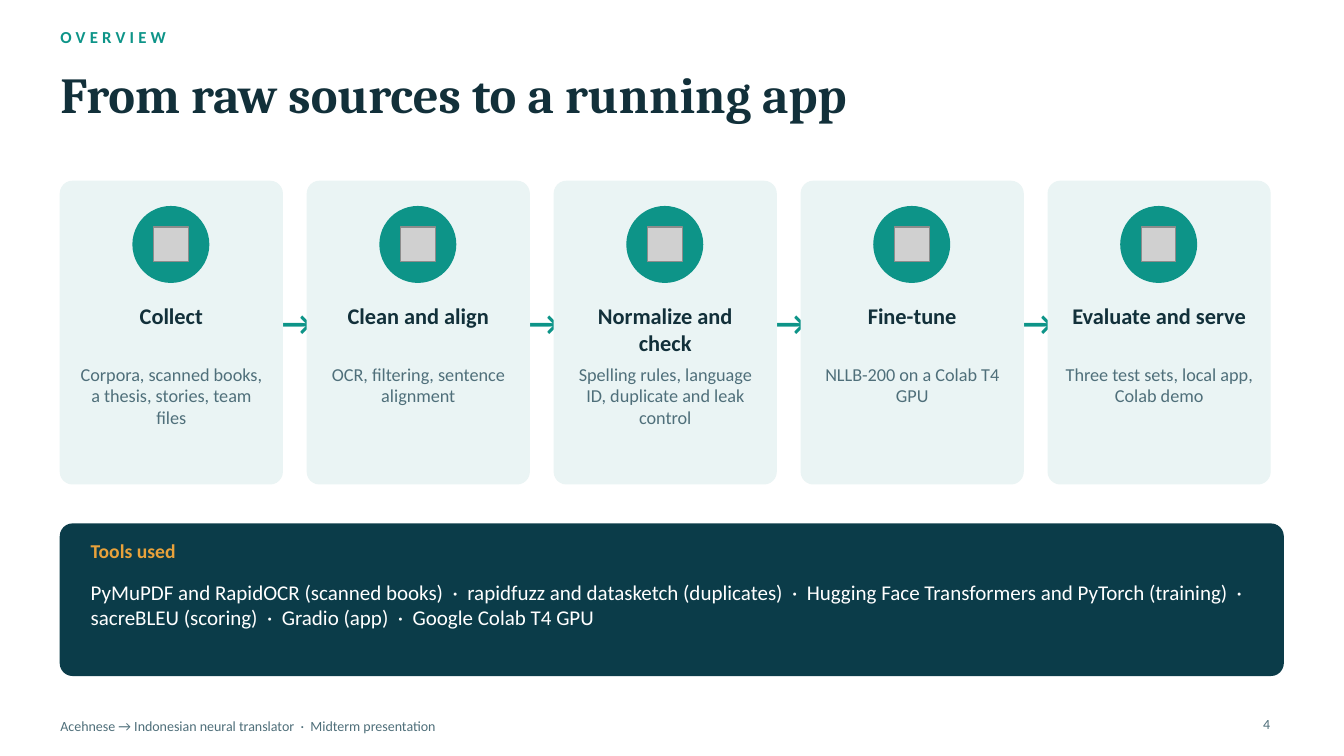
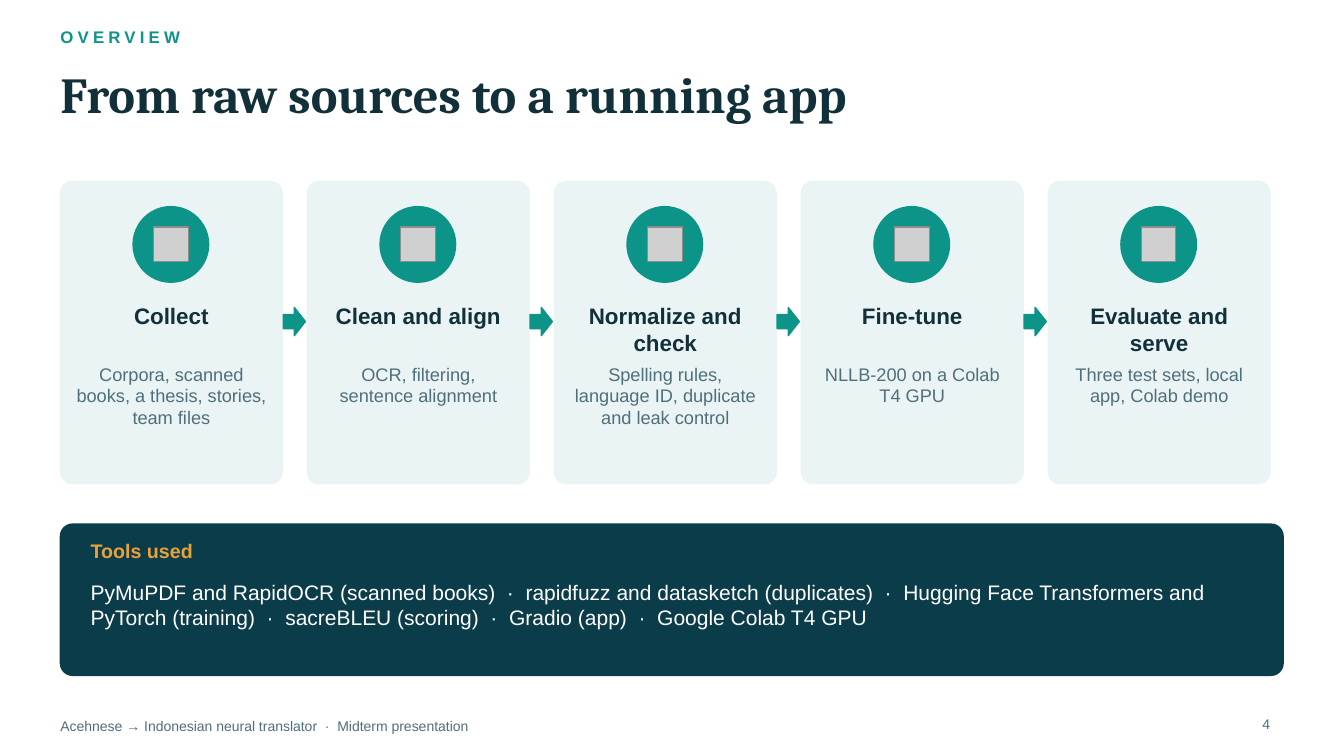
Before and after one commit to Mutaib-yye/aceh_code, a slide deck: slide 4 of reports/Acehnese_Indonesian_Translator_Presentation.pptx. Drawn at 1344x756 pixels with LibreOffice and Linux fonts; fonts in the diff are those of the drawing; grey boxes stand for pictures. Boxes give left, top, right and bottom in pixels: in the first picture for what was removed or moved away, otherwise in the second. Text is boxed around its words. In the diff, an @@ line names an element or a change of style, - is before the commit and + after.

```diff
--- a/reports/Acehnese_Indonesian_Translator_Presentation.pptx
+++ b/reports/Acehnese_Indonesian_Translator_Presentation.pptx
@@ text in right arrow at [283, 308, 306, 336]: text removed @@
-→
@@ right arrow: place and size @@
-right arrow at [282, 297, 308, 348]
+right arrow at [283, 308, 306, 336]
@@ text in right arrow at [530, 308, 553, 336]: text removed @@
-→
@@ right arrow: place and size @@
-right arrow at [529, 297, 555, 348]
+right arrow at [530, 308, 553, 336]
@@ fill none to #0D9488; outline none to #0D9488 1 pt in 4 elements at [1024, 308, 1047, 336], [283, 308, 306, 336], [530, 308, 553, 336], [777, 308, 800, 336] @@
@@ text in right arrow at [777, 308, 800, 336]: text removed @@
-→
@@ right arrow: place and size @@
-right arrow at [776, 297, 802, 348]
+right arrow at [777, 308, 800, 336]
@@ text in right arrow at [1024, 308, 1047, 336]: text removed @@
-→
@@ right arrow: place and size @@
-right arrow at [1023, 297, 1049, 348]
+right arrow at [1024, 308, 1047, 336]
@@ font Calibri to Arial in 15 elements at [60, 31, 179, 43], [134, 307, 208, 325], [77, 368, 267, 424], [336, 307, 501, 329], [340, 368, 497, 406], [589, 307, 742, 352], [575, 368, 756, 424], [862, 307, 962, 325], [825, 368, 999, 402], [1090, 307, 1228, 352], [1075, 368, 1243, 406], [91, 543, 193, 558], [91, 584, 1204, 630], [1262, 719, 1270, 729], [60, 721, 469, 734] @@
```
Also in this commit, not shown: 23 other slides changed, 1 other file.
